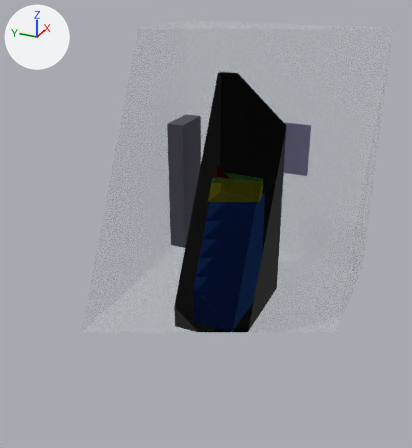
The glTF model assemblies/compute-container/commercial-ac-h100/assembly.glb as it was, and as the next commit left it.
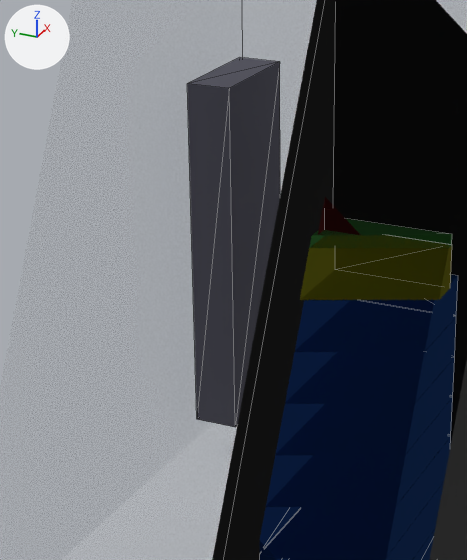
Each version is shown whole from a camera (50 mm lens) standing at (-5119.0, -2023.0, 3526.0) and looking at (-252.0, 167.0, 1093.0), then close up on the part from 24% to 65% of the width and 21% to 66% of the height. Every picture has the same lights, and +X, +Y and +Z are marked at upper left. The last two pictures show the newer version. The close-ups show mesh edges as thin lines. Everything nearer to the camera than a plane just in front of the edit is cut away. Where no turn or scale is listed for an object, it has been applied to the vertices. Vertices at exactly the same position are counted once.

In view in the first close-up: 'CMP-CDU-001', 'CMP-NODE-002#2', 'CMP-NODE-002#3', 'CMP-NODE-002#4', 'CMP-NODE-002#5', 'CMP-NODE-002#6', 'CMP-NODE-002#7', 'CMP-PDU-001#1', 'CMP-PNL-001', 'CMP-RACK-001', 'CMP-SWITCH-001', 'container_shell' and 2 more.
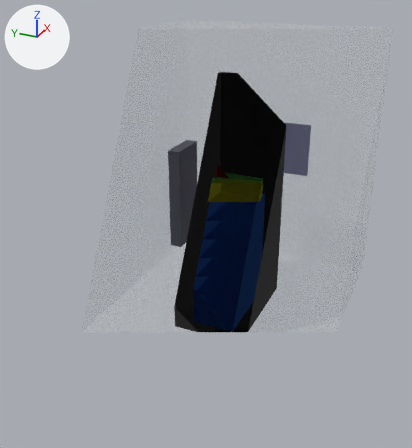
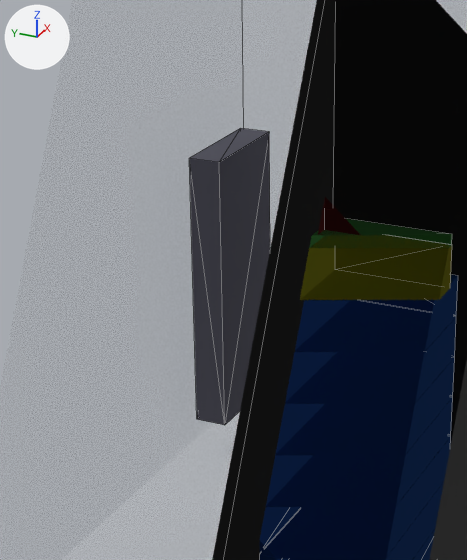
Changed parts and their boxes (x1, y1, x2, y2) in the close-ups (467 x 560 px):
'CMP-PNL-001', reshaped, moved (13% narrower, 20% shorter): before (187, 57, 280, 427); after (189, 128, 270, 425)

The change, as a list of edits to the scene's bpy script:
```text
Change me_cmp_pnl_001:
    used by ob_cmp_pnl_001; location = (1000.0, 1018.0, 1000.0)
    remove me_cmp_pnl_001.from_pydata(...)  # 8 vertices, 12 faces; spans x -254.0..254.0, y -100.0..100.0, z -800.0..800.0
    add me_cmp_pnl_001.from_pydata(...)  # 8 vertices, 12 faces; spans x -254.0..254.0, y -73.0..73.0, z -635.0..635.0
    me_cmp_pnl_001 part 1: the whole mesh is rebuilt
Change ob_cmp_pnl_001:
    ob_cmp_pnl_001.location: (1000.0, 1018.0, 1000.0) -> (1000.0, 1045.0, 835.0)
```
